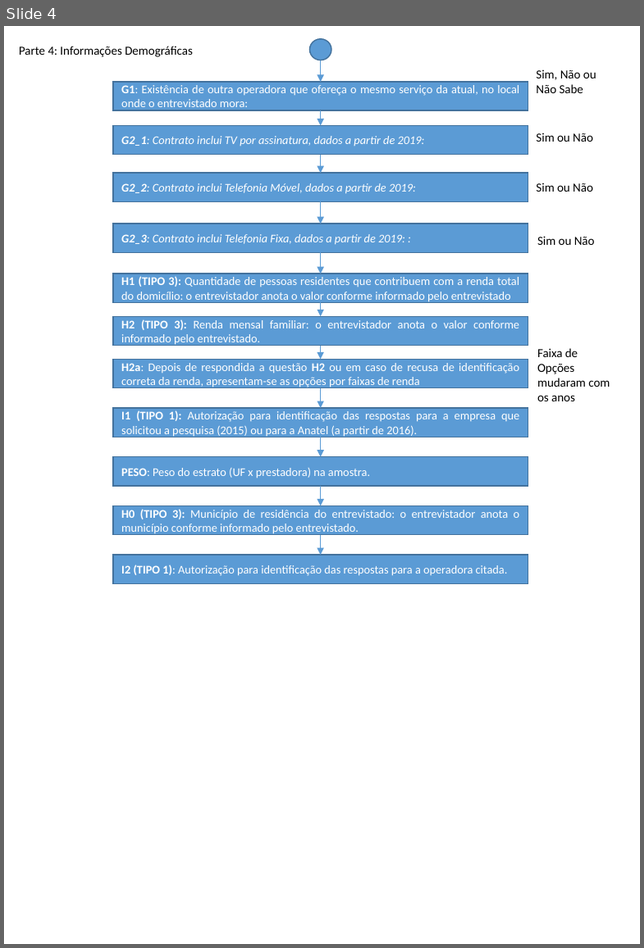
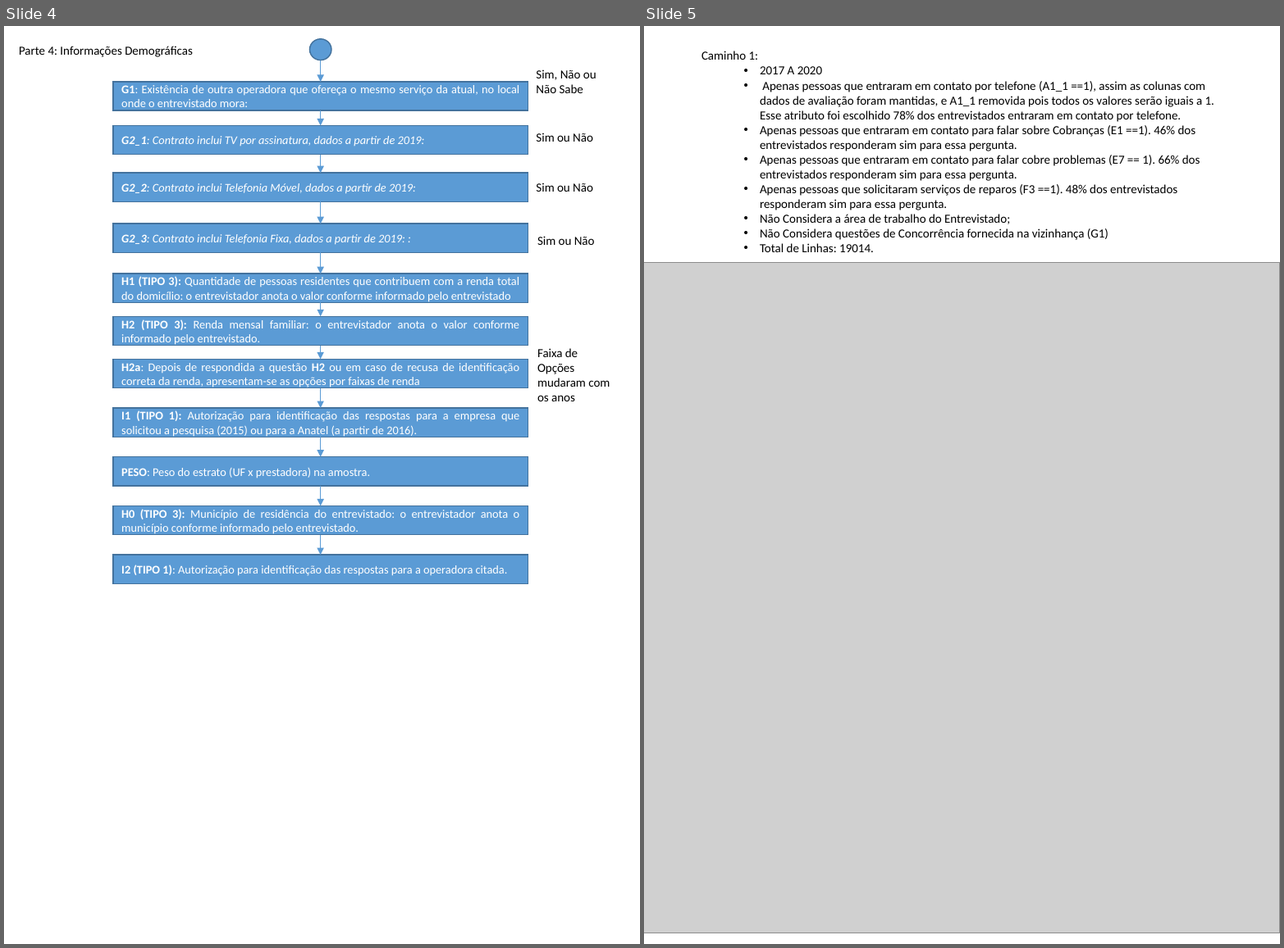
Before and after one commit to mrelero/machine-learning-anatel-database, a slide deck: Fluxo_Pesquisa.pptx. Shown side by side, each under a label of ours: slide 4 before the commit, slides 4 and 5 after it. The pictures are 644x948 and 1284x948 pixels, drawn with LibreOffice and Linux fonts; fonts in the diff are those of the drawing; grey boxes stand for pictures. Boxes give left, top, right and bottom in pixels: in the first picture for what was removed or moved away, otherwise in the second. Text is boxed around its words. In the diff, an @@ line names an element or a change of style, - is before the commit and + after.

Commit message:
Caminho 5

```diff
--- a/Fluxo_Pesquisa.pptx
+++ b/Fluxo_Pesquisa.pptx
@@ slide 5 added at box(644, 26, 1280, 944), background #FFFFFF @@
@@ text added at box(701, 51, 1214, 252), 10.5 pt, text #000000 @@
+Caminho 1:
+  • 2017 A 2020
+  • Apenas pessoas que entraram em contato por telefone (A1_1 ==1), assim as colunas com dados de avaliação foram mantidas, e A1_1 removida pois todos os valores serão iguais a 1. Esse atributo foi escolhido 78% dos entrevistados entraram em contato por telefone.
+  • Apenas pessoas que entraram em contato para falar sobre Cobranças (E1 ==1). 46% dos entrevistados responderam sim para essa pergunta.
+  • Apenas pessoas que entraram em contato para falar cobre problemas (E7 == 1). 66% dos entrevistados responderam sim para essa pergunta.
+  • Apenas pessoas que solicitaram serviços de reparos (F3 ==1). 48% dos entrevistados responderam sim para essa pergunta.
+  • Não Considera a área de trabalho do Entrevistado;
+  • Não Considera questões de Concorrência fornecida na vizinhança (G1)
+  • Total de Linhas: 19014.
@@ picture added at box(644, 262, 1280, 933) @@
```
Also in this commit, not shown: 5 slides changed, 1 other file.
